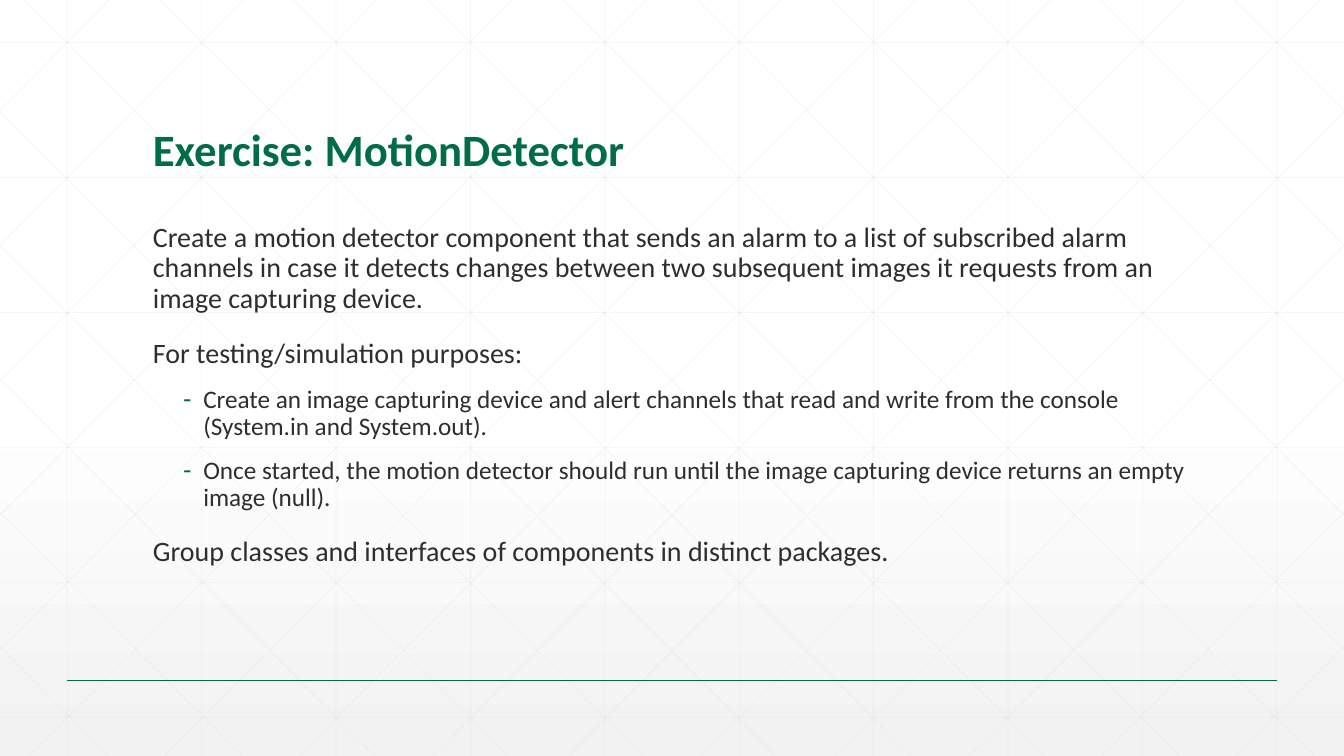
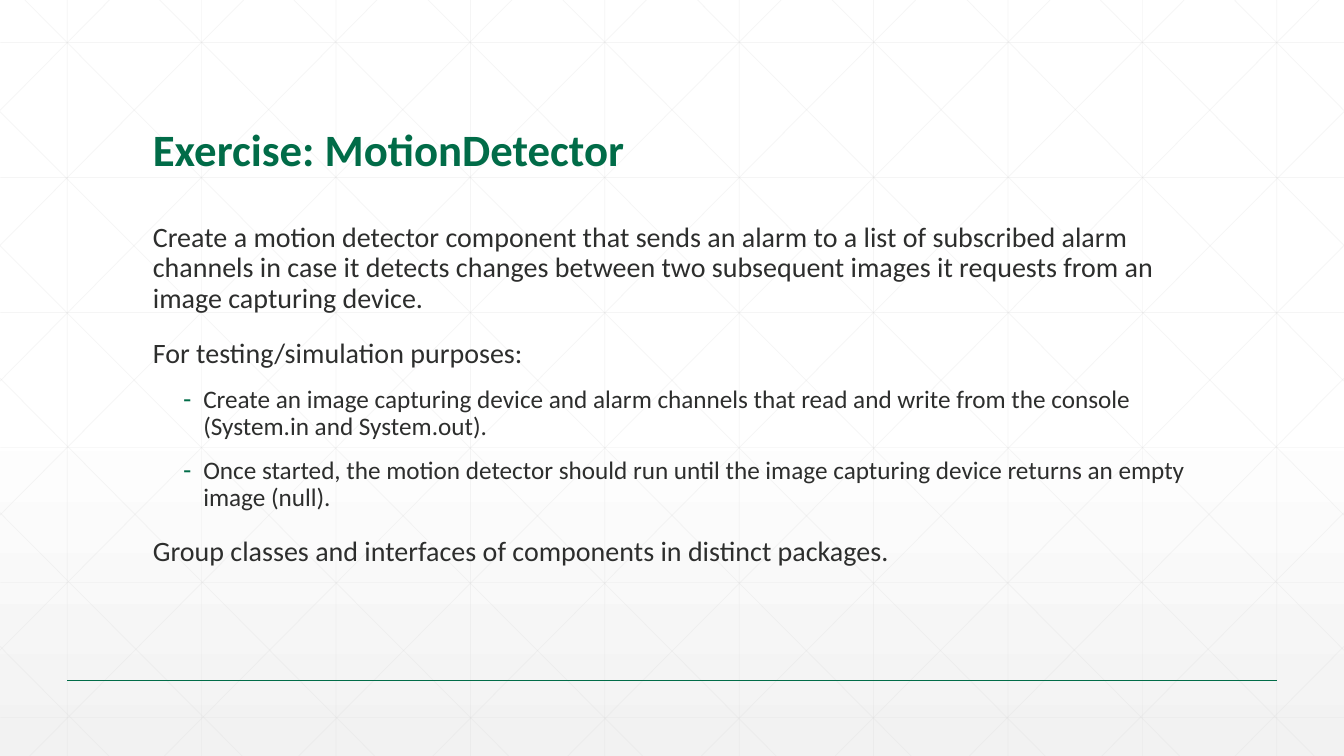
Before and after one commit to SrinS/svs-talent, a slide deck: slide 22 of 01. Java SE/Slides/13. SOLID principles.pptx. Drawn at 1344x756 pixels with LibreOffice and Linux fonts; fonts in the diff are those of the drawing; background and template pictures are left out. Boxes give left, top, right and bottom in pixels: in the first picture for what was removed or moved away, otherwise in the second. Text is boxed around its words. In the diff, an @@ line names an element or a change of style, - is before the commit and + after.

```diff
--- a/01. Java SE/Slides/13. SOLID principles.pptx
+++ b/01. Java SE/Slides/13. SOLID principles.pptx
@@ text at <box>203,390,1129,439</box>: text changed @@
-  – Create an image capturing device and alert channels that read and write from the console (System.in and System.out).
+  – Create an image capturing device and alarm channels that read and write from the console (System.in and System.out).
```
Also in this commit, not shown: 1 slide added.
